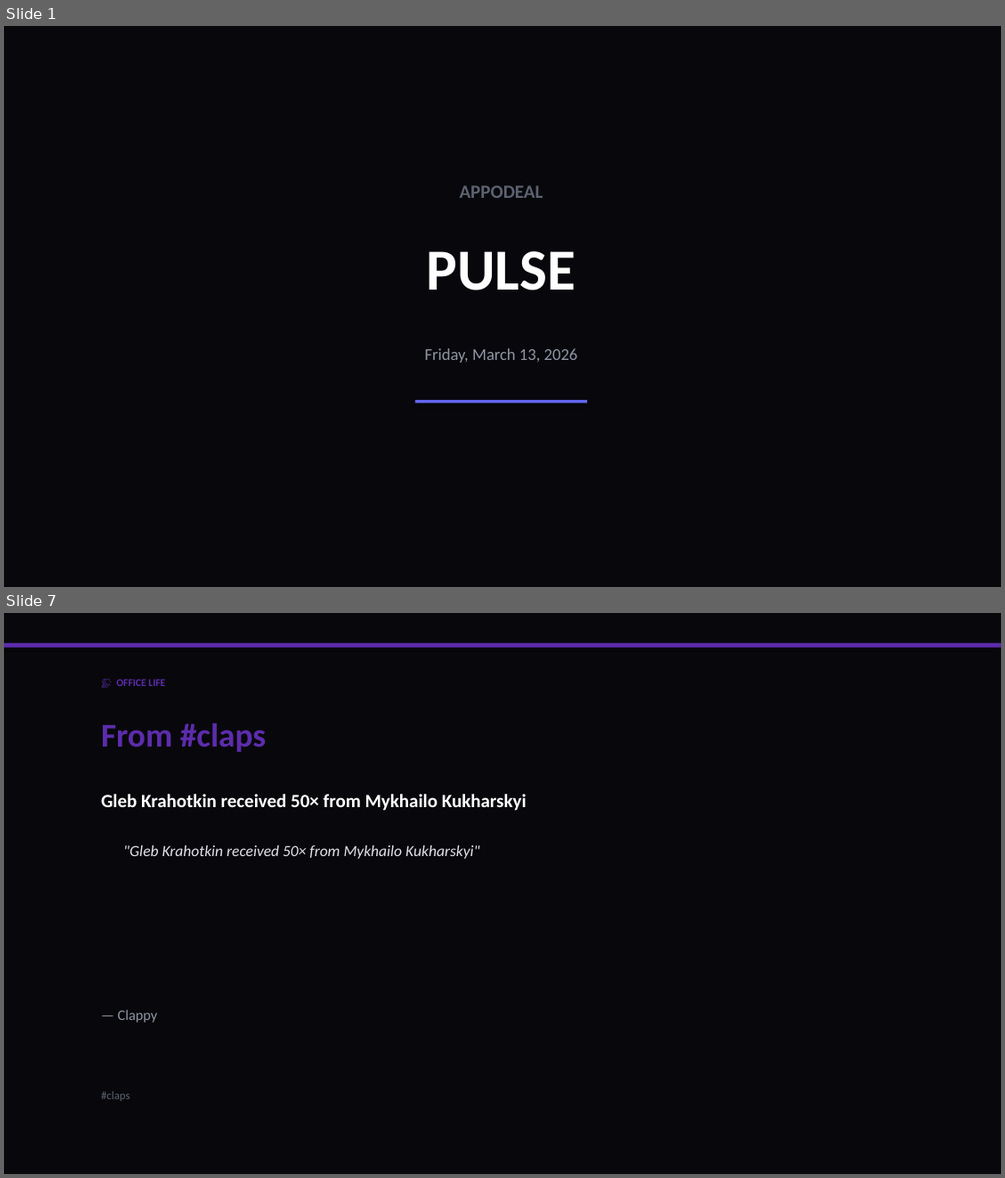
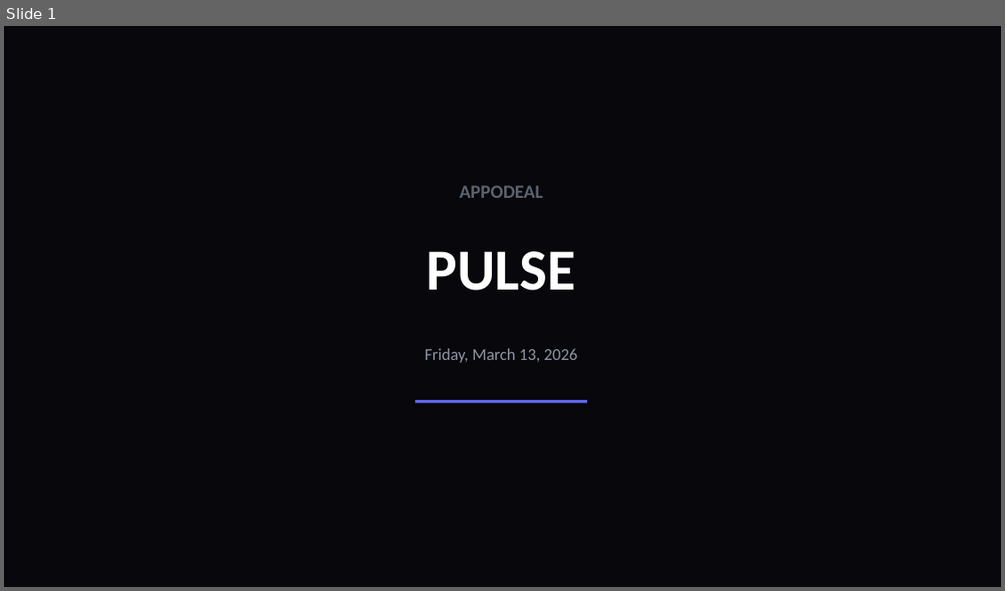
Before and after one commit to liliyagarifullina-maker/appodeal-pulse, a slide deck: data/archive/pulse_2026-03-13.pptx. Shown one above the other, each under a label of ours: slides 1 and 7 before the commit, slide 1 after it; the slides between them are not shown. The pictures are 1005x1178 and 1005x591 pixels, drawn with LibreOffice and Linux fonts; fonts in the diff are those of the drawing. Boxes give left, top, right and bottom in pixels: in the first picture for what was removed or moved away, otherwise in the second. Text is boxed around its words. In the diff, an @@ line names an element or a change of style, - is before the commit and + after.

```diff
--- a/data/archive/pulse_2026-03-13.pptx
+++ b/data/archive/pulse_2026-03-13.pptx
@@ slide 7 removed at <box>4,613,1001,1174</box>, background #08080C @@
@@ rectangle removed at <box>4,643,1001,648</box> @@
@@ text removed at <box>116,679,165,686</box> @@
-👏 OFFICE LIFE
@@ text removed at <box>101,723,266,752</box> @@
-From #claps
@@ text removed at <box>101,794,526,811</box> @@
-Gleb Krahotkin received 50× from Mykhailo Kukharskyi
@@ text removed at <box>123,845,479,859</box> @@
-"Gleb Krahotkin received 50× from Mykhailo Kukharskyi"
@@ text removed at <box>118,1009,158,1022</box> @@
-— Clappy
@@ text removed at <box>101,1091,130,1101</box> @@
-#claps
```
Also in this commit, not shown: 2 slides changed, 21 slides added, 3 other slides removed, 2 other files.
